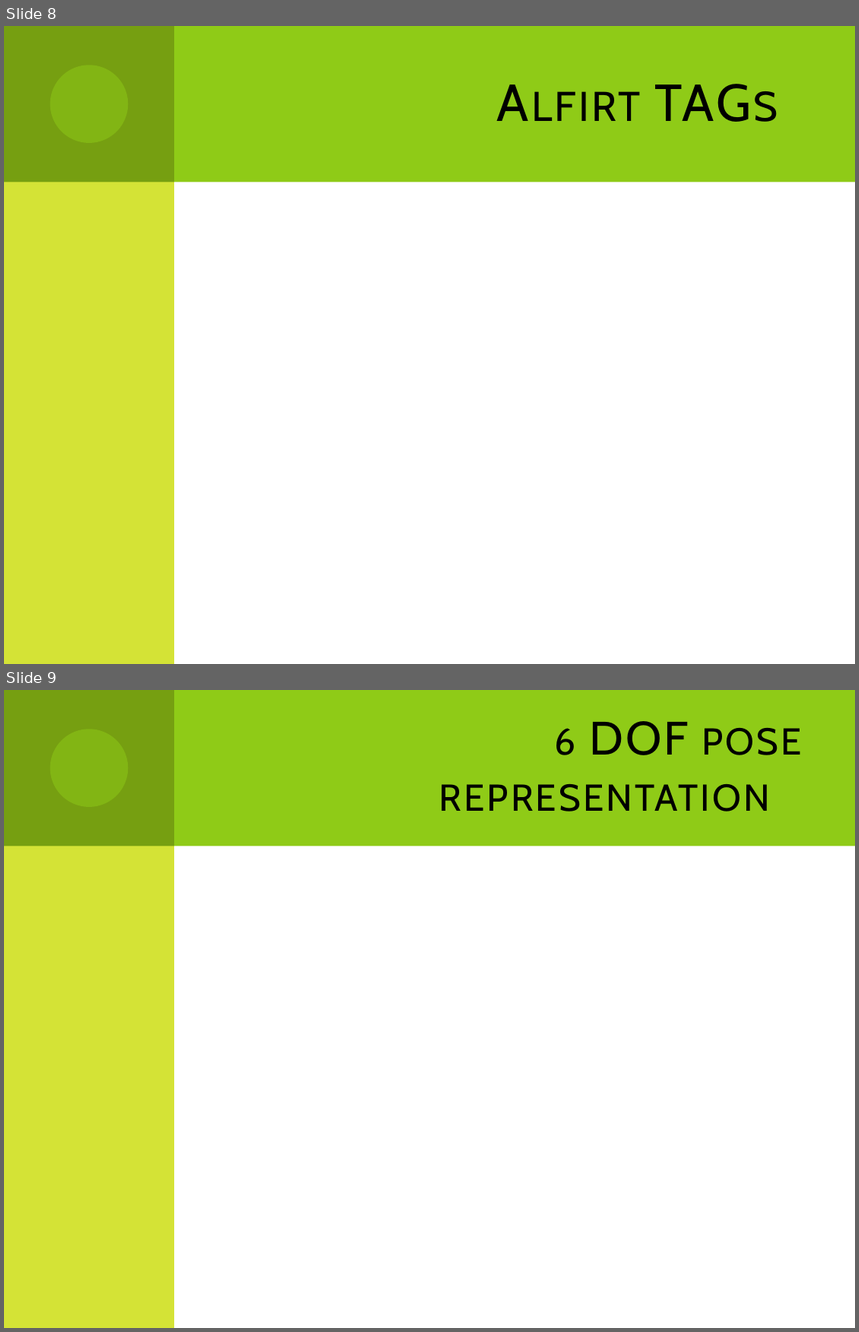
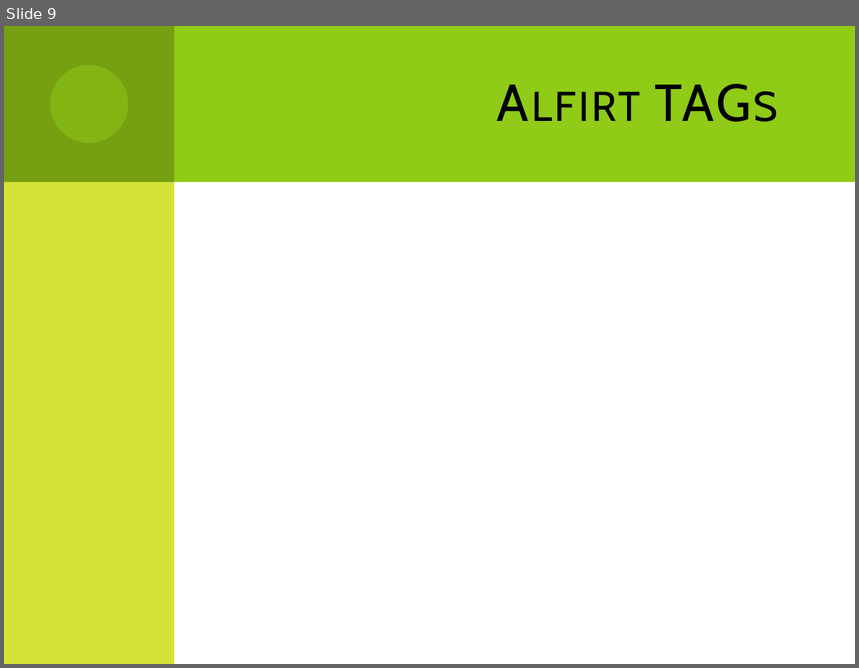
Before and after one commit to Dzess/ALFIRT, a slide deck: documentation/presentation/general_overview.pptx. Shown one above the other, each under a label of ours: slides 8 and 9 before the commit, slide 9 after it. The pictures are 859x1332 and 859x668 pixels, drawn with LibreOffice and Linux fonts; fonts in the diff are those of the drawing. Boxes give left, top, right and bottom in pixels: in the first picture for what was removed or moved away, otherwise in the second. Text is boxed around its words. In the diff, an @@ line names an element or a change of style, - is before the commit and + after.

```diff
--- a/documentation/presentation/general_overview.pptx
+++ b/documentation/presentation/general_overview.pptx
@@ slide 9 removed at (4,690,855,1328), background #FFFFFF; not listed: 4 template elements that a slide beside it also shows @@
@@ title removed at (439,721,801,812) @@
-6 DOF pose representation
@@ what was slide 8 is now slide 9 @@
```
Also in this commit, not shown: 10 slides changed, 3 slides added, 2 other files.
